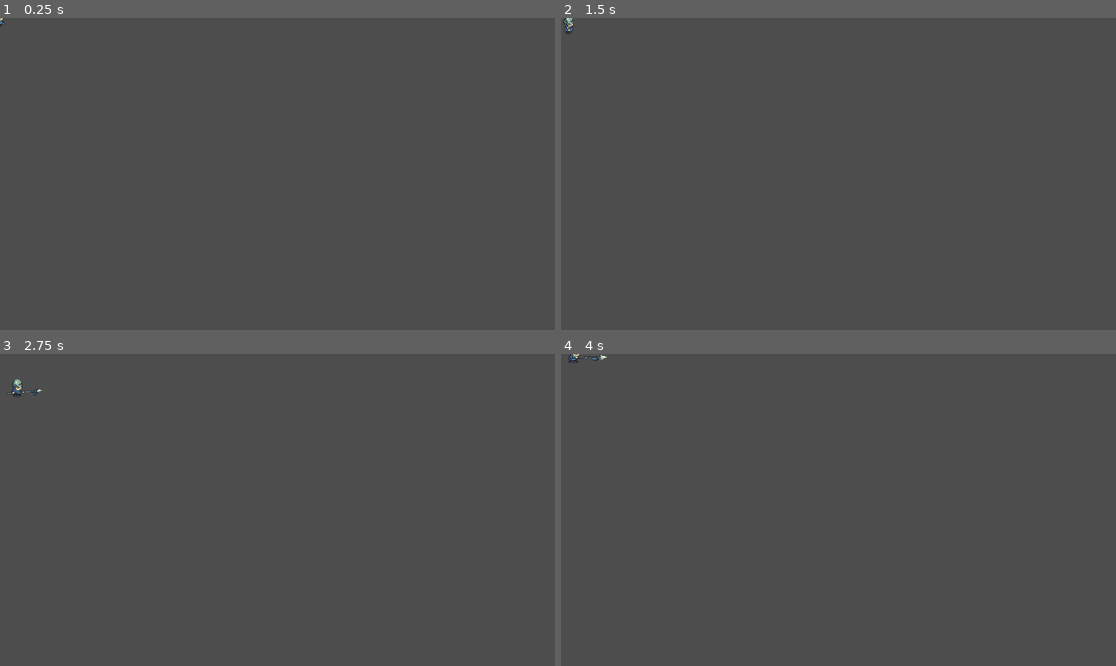
Above: before the commit, frames 1-4 (two rows, left to right).
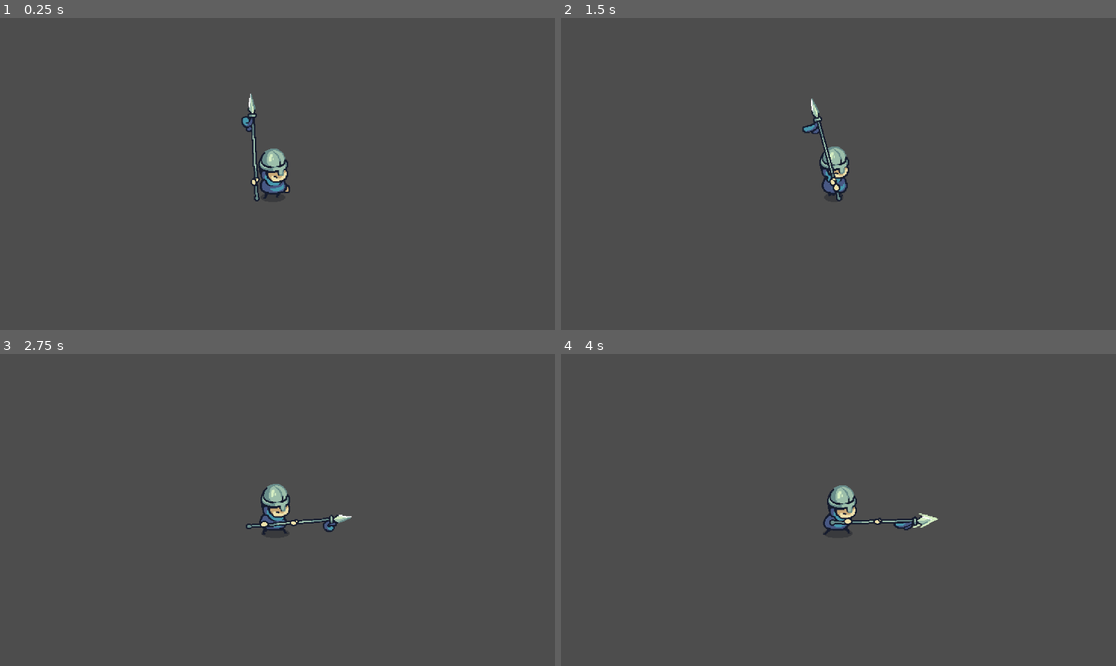
Above: after the commit, the same moments.

Repository: AkbarHashimi/2025ViverseHack
Game: Godot game, scene res://scenes/player.tscn
Same seed, same stepped clock (60 frames per second), same inputs: the game is played once before the commit and once after it.
Inputs:
- Up to frame 1 (0.25 s): no input
- Up to frame 2 (1.5 s): hold Right (ui_right) 0.53-1.28 s; hold X 0.53-1.28 s; hold Down (ui_down) from 1.28 s (still down); tap Z at 1.35 s
- Up to frame 3 (2.75 s): release Down (ui_down) at 2.03 s; hold Right (ui_right) from 2.03 s (still down); hold X from 2.03 s (still down)
- Up to frame 4 (4 s): release Right (ui_right) at 2.78 s; release X at 2.78 s; hold Up (ui_up) 2.78-3.53 s; tap Z at 2.85 s; hold Left (ui_left) from 3.53 s (still down); hold X from 3.53 s (still down)

The runs differ from the first frame. In frame 1, 1.1% of the frame differs, in the area x 0-53%, y 0-59%; in frame 2, 1.0%; in frame 3, 1.1%; in frame 4, 1.1%, in the area x 1-68%, y 0-58%.

Commit message:
tested and edited scaling for player and skeleton, added camera to player

Diff:
--- a/scenes/level.tscn
+++ b/scenes/level.tscn
@@ -1,7 +1,8 @@
-[gd_scene load_steps=3 format=3 uid="uid://3ustmm16i0q4"]
+[gd_scene load_steps=4 format=3 uid="uid://3ustmm16i0q4"]
 
 [ext_resource type="PackedScene" uid="uid://dvhwx4rwtsmhk" path="res://scenes/AkbarLevelOne.tscn" id="1_w7c3h"]
 [ext_resource type="PackedScene" uid="uid://dutxqtu4d3k7g" path="res://scenes/player.tscn" id="2_w8frs"]
+[ext_resource type="PackedScene" uid="uid://dgnxwxa37vr02" path="res://scenes/skeleton.tscn" id="3_w8frs"]
 
 [node name="Level" type="Node2D"]
 position = Vector2(1, 0)
@@ -10,3 +11,6 @@
 
 [node name="Player" parent="." instance=ExtResource("2_w8frs")]
 position = Vector2(464, 294)
+
+[node name="Skeleton" parent="." instance=ExtResource("3_w8frs")]
+position = Vector2(419, 246)
--- a/scenes/player.tscn
+++ b/scenes/player.tscn
@@ -222,7 +222,7 @@
 }]
 
 [node name="Player" type="CharacterBody2D"]
-scale = Vector2(0.5, 0.5)
+scale = Vector2(0.25, 0.25)
 script = ExtResource("1_qhqgy")
 
 [node name="CollisionShape2D" type="CollisionShape2D" parent="."]
@@ -236,3 +236,6 @@
 sprite_frames = SubResource("SpriteFrames_a38lo")
 animation = &"run"
 frame_progress = 0.7423347
+
+[node name="Camera2D" type="Camera2D" parent="."]
+zoom = Vector2(6, 6)
--- a/scenes/skeleton.tscn
+++ b/scenes/skeleton.tscn
@@ -327,6 +327,8 @@
 size = Vector2(3, 5)
 
 [node name="Skeleton" type="CharacterBody2D"]
+scale = Vector2(4, 4)
+collision_layer = 4
 script = ExtResource("1_5pgwy")
 
 [node name="AnimatedSprite2D" type="AnimatedSprite2D" parent="."]
@@ -335,7 +337,7 @@
 scale = Vector2(0.25, 0.25)
 sprite_frames = SubResource("SpriteFrames_mtvdg")
 animation = &"move"
-frame_progress = 0.62766016
+frame_progress = 0.3913106
 
 [node name="CollisionShape2D" type="CollisionShape2D" parent="."]
 position = Vector2(0.5, 0.5)
